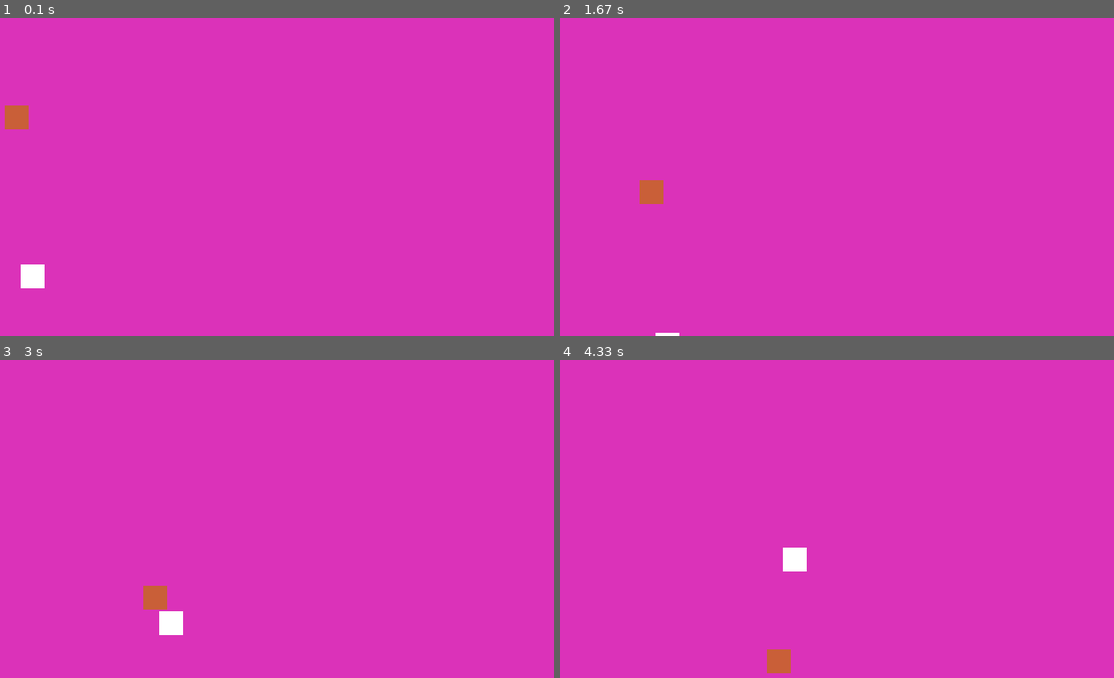
Above: before the commit, frames 1-4 (two rows, left to right).
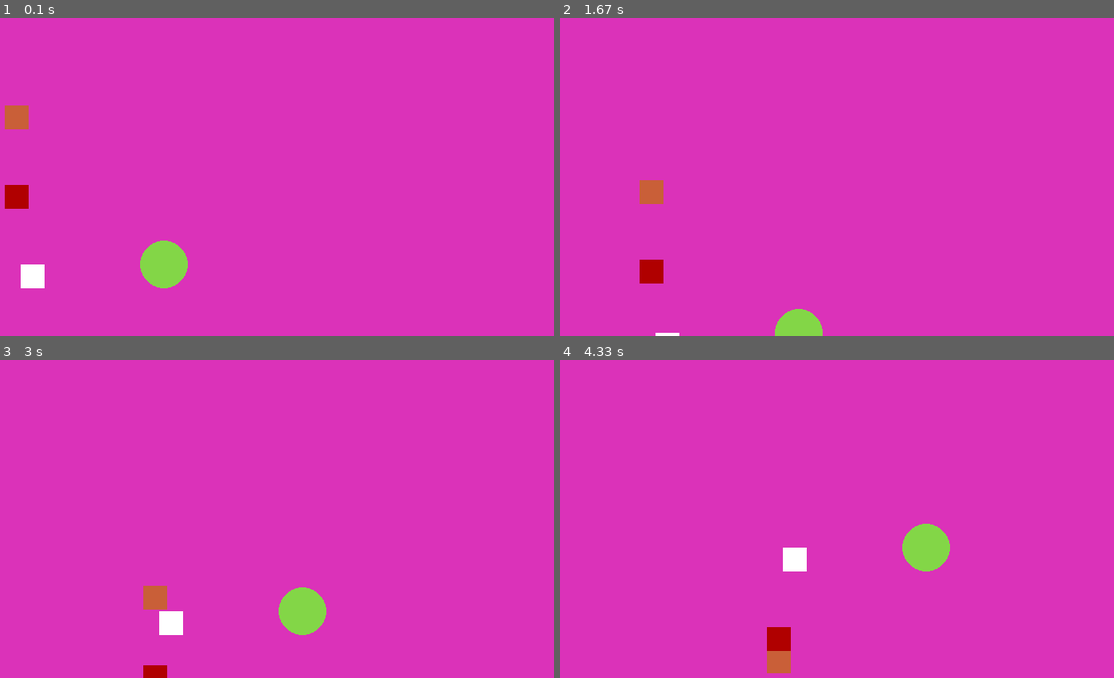
Above: after the commit, the same moments.

Repository: Faniaeste/Intro-Pygame
Game: pygame game, started from main.py
The game is run twice, just before and just after one commit, with the same random seed, the same clock (stepped at 60 frames per second) and the same inputs.
Inputs:
- Up to frame 1 (0.1 s): no input
- Up to frame 2 (1.67 s): no input
- Up to frame 3 (3 s): no input
- Up to frame 4 (4.33 s): no input

The runs differ from the first frame. In frame 1, 1.3% of the frame differs, in the area x 0-34%, y 52-85%; in frame 2, 0.9%; in frame 3, 1.2%; in frame 4, 1.3%.

Commit message:
Agregamos circulo , cabio de olor, y movimiento

Diff:
--- a/figura_classs.py
+++ b/figura_classs.py
@@ -19,3 +19,24 @@
 
     def dibujar(self, sourface,):
         pg.draw.rect( sourface, self.color, (self.pos_x,self.pos_y,self.w,self.h) )
+
+class Circulo:
+    def __init__(self,pos_x,pos_y,color=(255, 255, 255), radio = 30):
+        self.pos_x = pos_x
+        self.pos_y = pos_y
+        self.color = color
+        self.radio  = radio
+        self.vx = 1
+        self.vy = 1
+
+
+    def mover(self, x_max, y_max):
+        self.pos_x = self.pos_x + self.vx
+        self.pos_y = self.pos_y + self.vy
+        if self.pos_x == 0 or self.pos_x == x_max:
+            self.vx = self.vx * -1
+        if self.pos_y == 0 or self.pos_y == y_max:
+            self.vy = self.vy * -1
+
+    def dibujar(self, pantalla):
+        pg.draw.circle(pantalla,self.color,(self.pos_x,self.pos_y),self.radio)
--- a/main.py
+++ b/main.py
@@ -1,5 +1,6 @@
 import pygame as pg
-from figura_classs import Rectangulo
+from figura_classs import Rectangulo,Circulo
+
 
 #inicializar todos los modulos de pygame, pantallas, objetos, eventos, sonidos, etc...
 pg.init()
@@ -14,6 +15,8 @@
 game_over = True
 rectangulo1 = Rectangulo(0,300,(201, 95, 56))
 rectangulo2 = Rectangulo(20,500)
+rectangulo3 = Rectangulo(0,400, (176, 0, 0))
+circulo1 = Circulo(200,500,(131, 214, 71))
 
 while game_over:
     for eventos in pg.event.get(): #Captura todos los eventos mientras se ejecuta el bucle
@@ -25,11 +28,15 @@
 
     rectangulo1.mover(x_pos,y_pos)
     rectangulo2.mover(x_pos,y_pos)
+    rectangulo3.mover(x_pos, y_pos)
+    circulo1.mover(x_pos,y_pos)
 
     #Agregamos objeto a la pantalla
     #draw.rect(sourface,color en (r,g,b),posiciones(posicionX,posicionY,tamañoX,tamañoY))
     rectangulo1.dibujar(pantalla)
     rectangulo2.dibujar(pantalla)
+    rectangulo3.dibujar(pantalla)
+    circulo1.dibujar(pantalla)
 
     pg.display.flip()#Función para recargar toda la configuración que va a la pantalla
 
